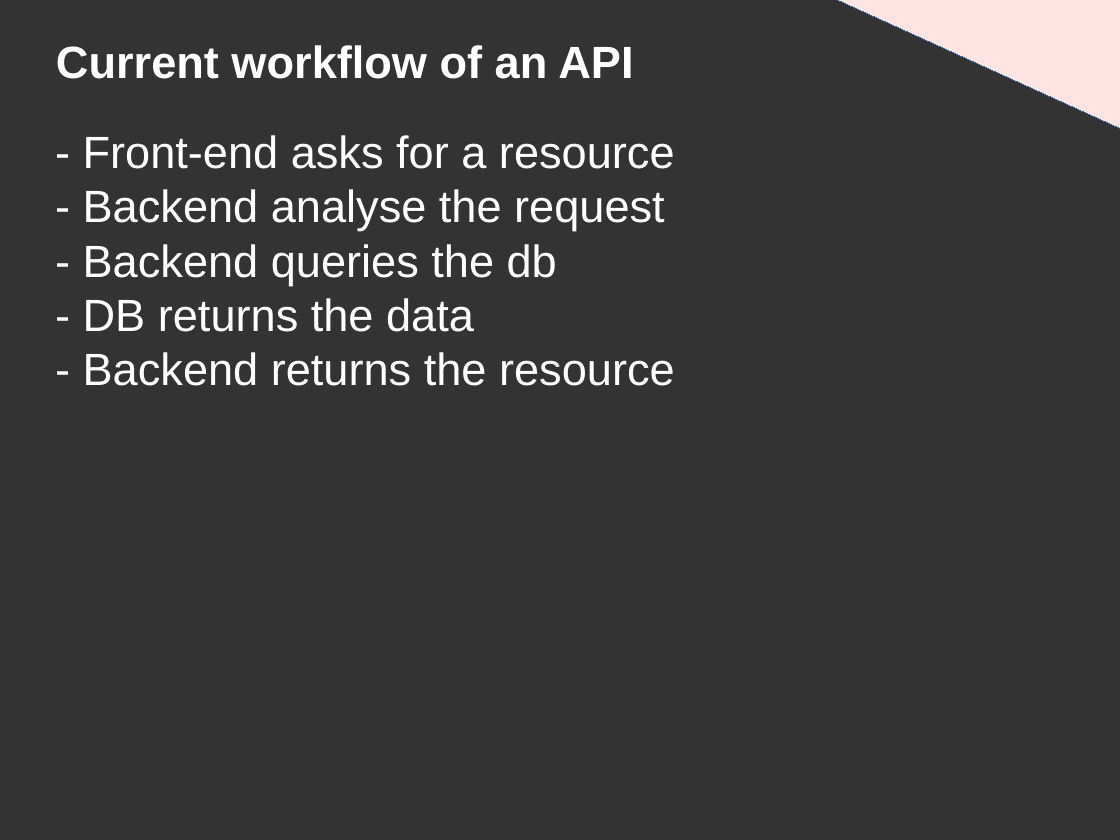
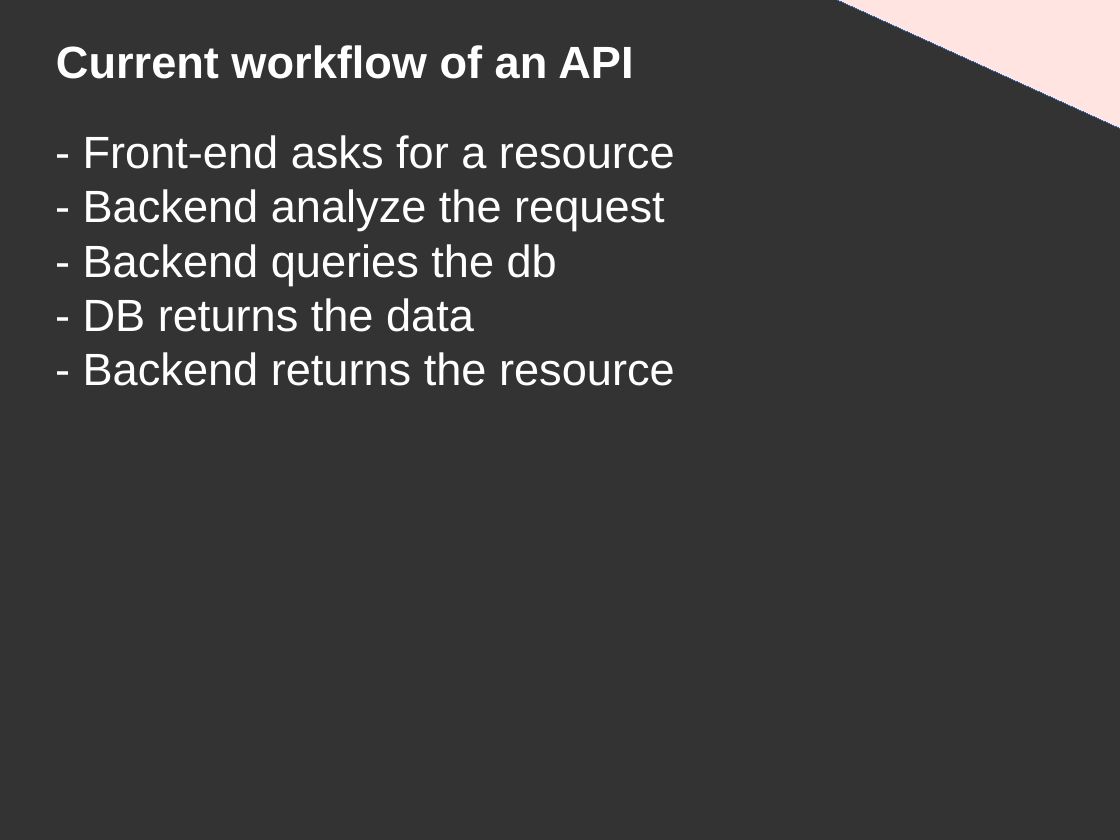
Before and after one commit to DanYellow/presentations, a slide deck: slide 6 of graphql/presentation.odp. Drawn at 1120x840 pixels with LibreOffice and Linux fonts; fonts in the diff are those of the drawing. Boxes give left, top, right and bottom in pixels: in the first picture for what was removed or moved away, otherwise in the second. Text is boxed around its words. In the diff, an @@ line names an element or a change of style, - is before the commit and + after.

```diff
--- a/graphql/presentation.odp
+++ b/graphql/presentation.odp
@@ title at [83, 135, 675, 386]: text changed @@
-- Front-end asks for a resource
-- Backend analyse the request
-- Backend queries the db
-- DB returns the data
-- Backend returns the resource
+- Front-end asks for a resource
+- Backend analyze the request
+- Backend queries the db
+- DB returns the data
+- Backend returns the resource
```
Also in this commit, not shown: 3 other slides changed, 2 slides added, 8 other files.
